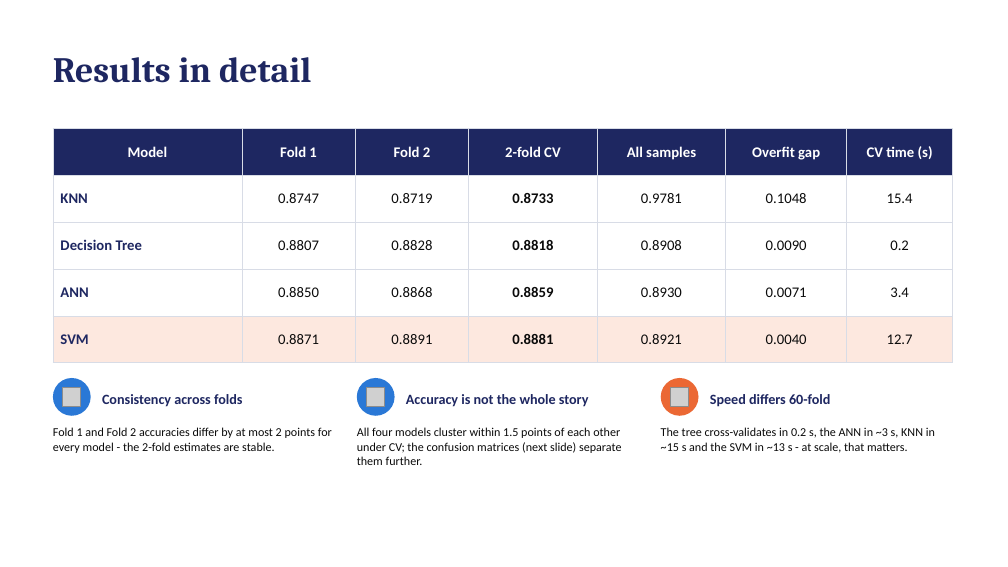
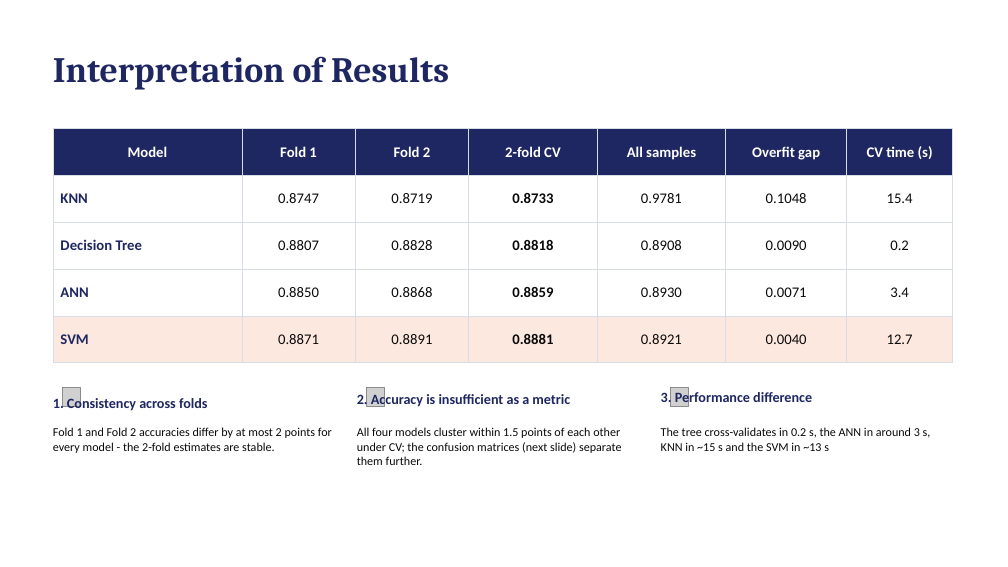
Before and after one commit to davidgathage/ML-application-KNN-SVM-Decision-Trees, a slide deck: slide 7 of Report/Mini project report.pptx. Drawn at 1008x567 pixels with LibreOffice and Linux fonts; fonts in the diff are those of the drawing; grey boxes stand for pictures. Boxes give left, top, right and bottom in pixels: in the first picture for what was removed or moved away, otherwise in the second. Text is boxed around its words. In the diff, an @@ line names an element or a change of style, - is before the commit and + after.

```diff
--- a/Report/Mini project report.pptx
+++ b/Report/Mini project report.pptx
@@ text at bbox=[53, 56, 449, 90]: text changed @@
-Results in detail
+Interpretation of Results
@@ ellipse removed at bbox=[53, 378, 91, 416] @@
@@ ellipse removed at bbox=[357, 378, 395, 416] @@
@@ ellipse removed at bbox=[661, 378, 699, 416] @@
@@ text at bbox=[53, 396, 207, 411]: text changed @@
-Consistency across folds
+1. Consistency across folds
@@ text at bbox=[357, 392, 570, 407]: text changed @@
-Accuracy is not the whole story
+2. Accuracy is insufficient as a metric
@@ text at bbox=[661, 390, 812, 406]: text changed @@
-Speed differs 60-fold
+3. Performance difference
@@ text at bbox=[661, 427, 931, 451]: text changed @@
-The tree cross-validates in 0.2 s, the ANN in ~3 s, KNN in ~15 s and the SVM in ~13 s - at scale, that matters.
+The tree cross-validates in 0.2 s, the ANN in around 3 s, KNN in ~15 s and the SVM in ~13 s
```
Also in this commit, not shown: 8 other slides changed, 1 slide added, 1 other file.
